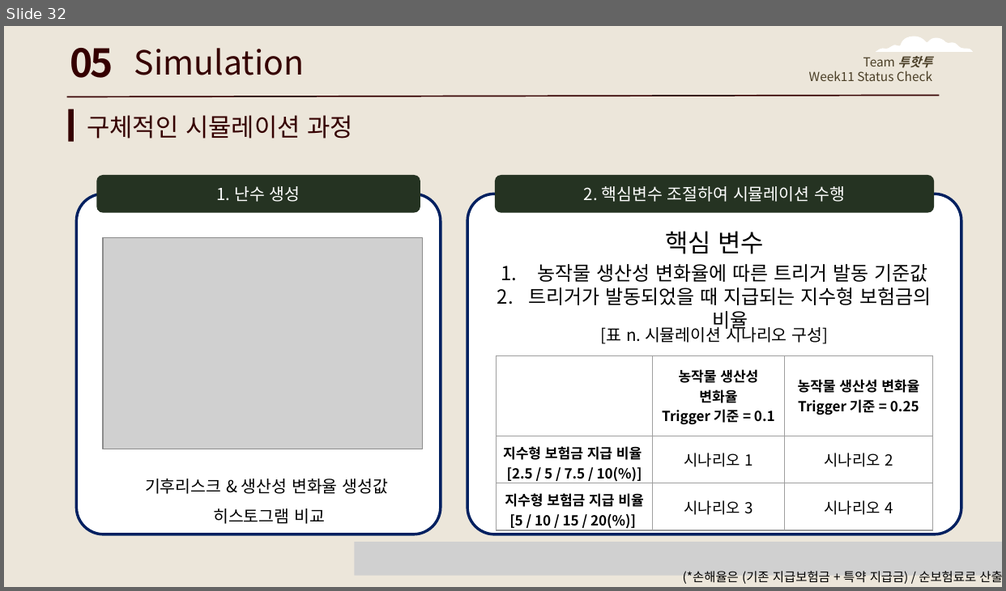
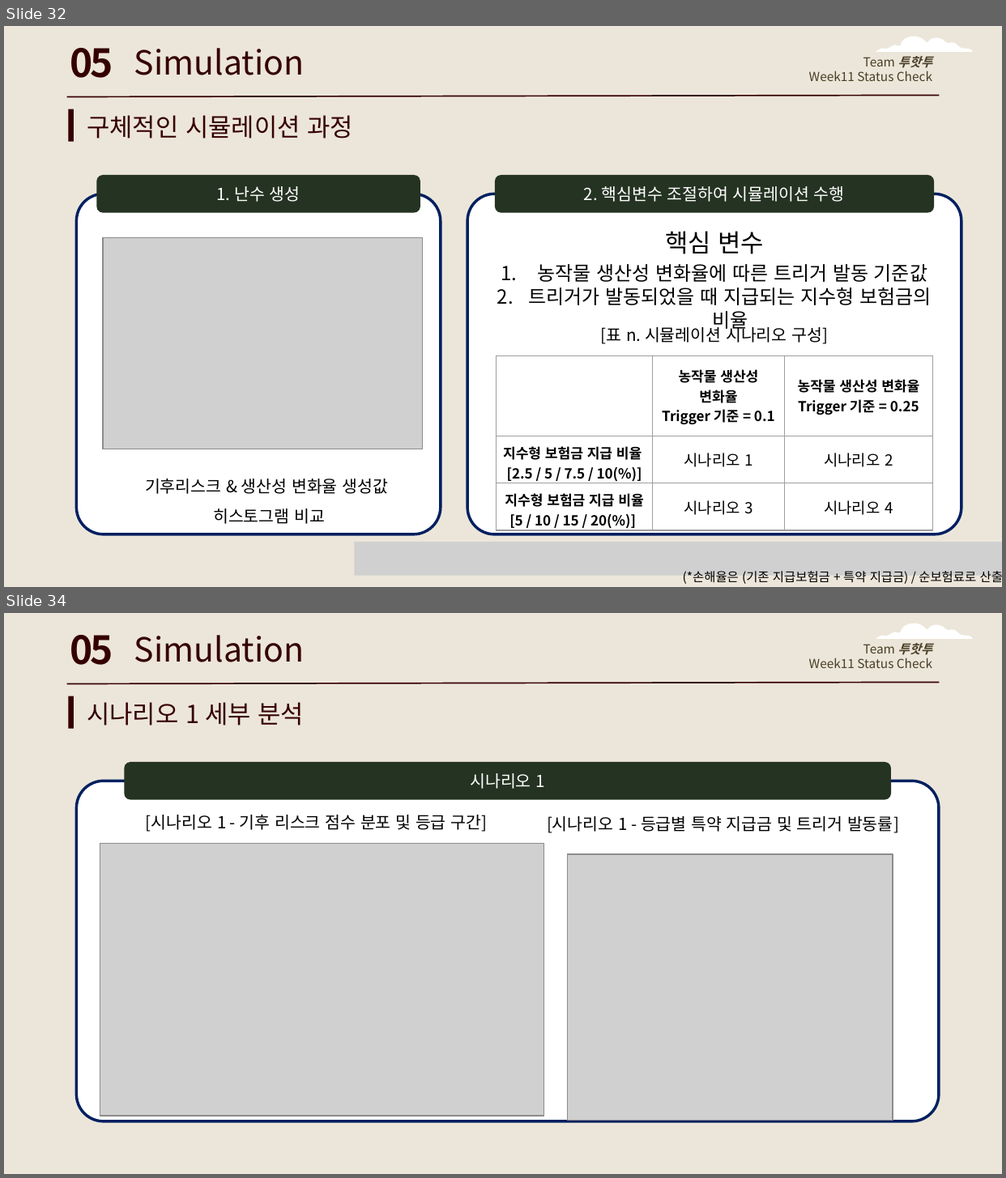
Before and after one commit to NamYoonJi/capstone-project-slides, a slide deck: week 12 mid progress report.pptx. Shown one above the other, each under a label of ours: slide 32 before the commit, slides 32 and 34 after it; the slides between them are not shown. The pictures are 1006x591 and 1006x1178 pixels, drawn with LibreOffice and Linux fonts; fonts in the diff are those of the drawing; grey boxes stand for pictures. Boxes give left, top, right and bottom in pixels: in the first picture for what was removed or moved away, otherwise in the second. Text is boxed around its words. In the diff, an @@ line names an element or a change of style, - is before the commit and + after.

```diff
--- a/week 12 mid progress report.pptx
+++ b/week 12 mid progress report.pptx
@@ slide 34 added at <box>4,613,1002,1174</box>, background #ECE6DA @@
@@ text added at <box>70,635,113,665</box>, 28 pt, text #350000, bold @@
+05
@@ text added at <box>134,635,305,662</box>, 24 pt, text #350000 @@
+Simulation
@@ freeform shape added at <box>876,623,972,639</box>, fill #FFFFFF @@
@@ freeform shape added at <box>876,624,972,639</box>, fill #FFFFFF @@
@@ subtitle added at <box>809,643,932,668</box>, 9 pt, text #4A3E26 @@
+Team 투핫투
+Week11 Status Check
@@ line added from (67, 683) to (939, 682), #350000 1 pt @@
@@ rectangle added at <box>68,696,73,729</box>, fill #350000 @@
@@ text added at <box>87,702,304,726</box>, 18 pt, text #350000 @@
+시나리오 1 세부 분석
@@ rounded rectangle added at <box>77,781,939,1121</box>, fill #FFFFFF, outline #002060 2 pt @@
@@ rounded rectangle added at <box>124,762,890,799</box>, fill #263322, 12 pt, text #FFFFFF @@
+시나리오 1
@@ text added at <box>146,815,488,832</box>, 12 pt, text #000000 @@
+[시나리오 1 - 기후 리스크 점수 분포 및 등급 구간]
@@ text added at <box>547,816,899,833</box>, 12 pt, text #000000 @@
+[시나리오 1 - 등급별 특약 지급금 및 트리거 발동률]
@@ picture added at <box>100,844,544,1117</box> @@
@@ picture added at <box>567,854,892,1121</box> @@
```
Also in this commit, not shown: 1 slide changed.
